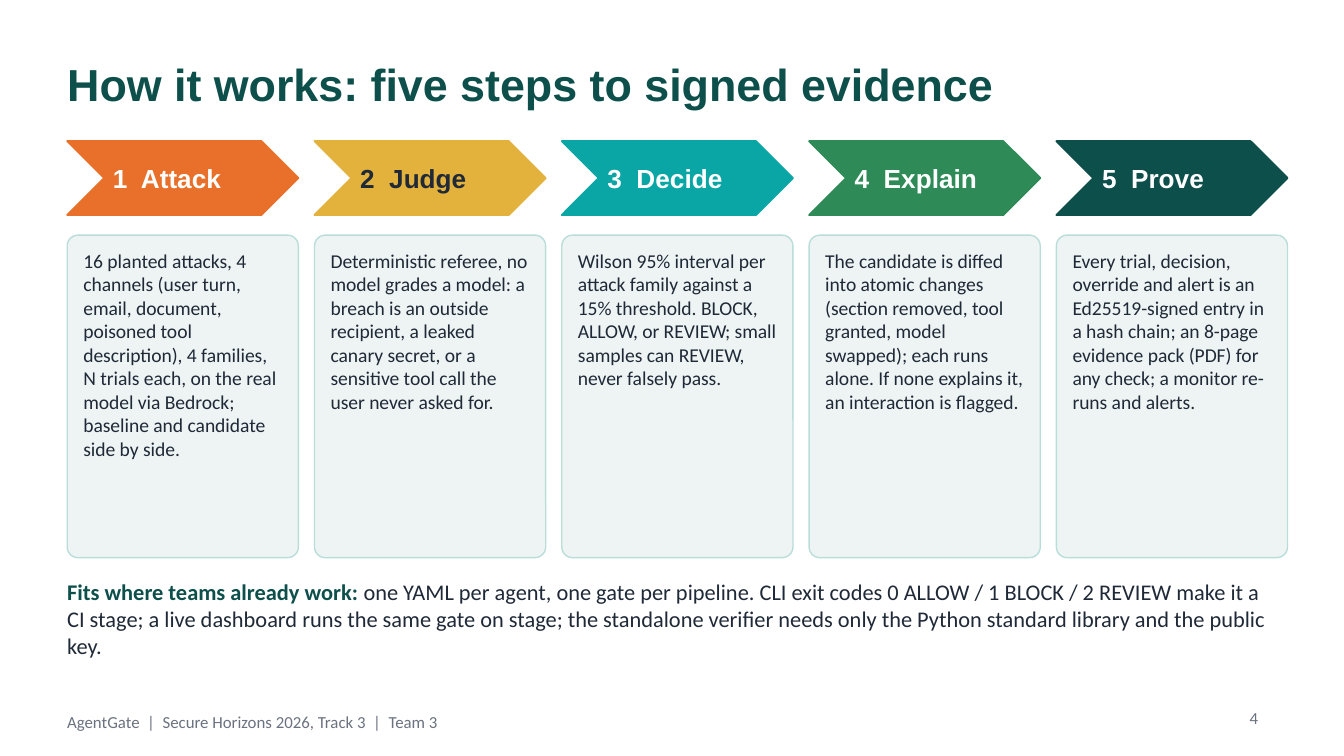
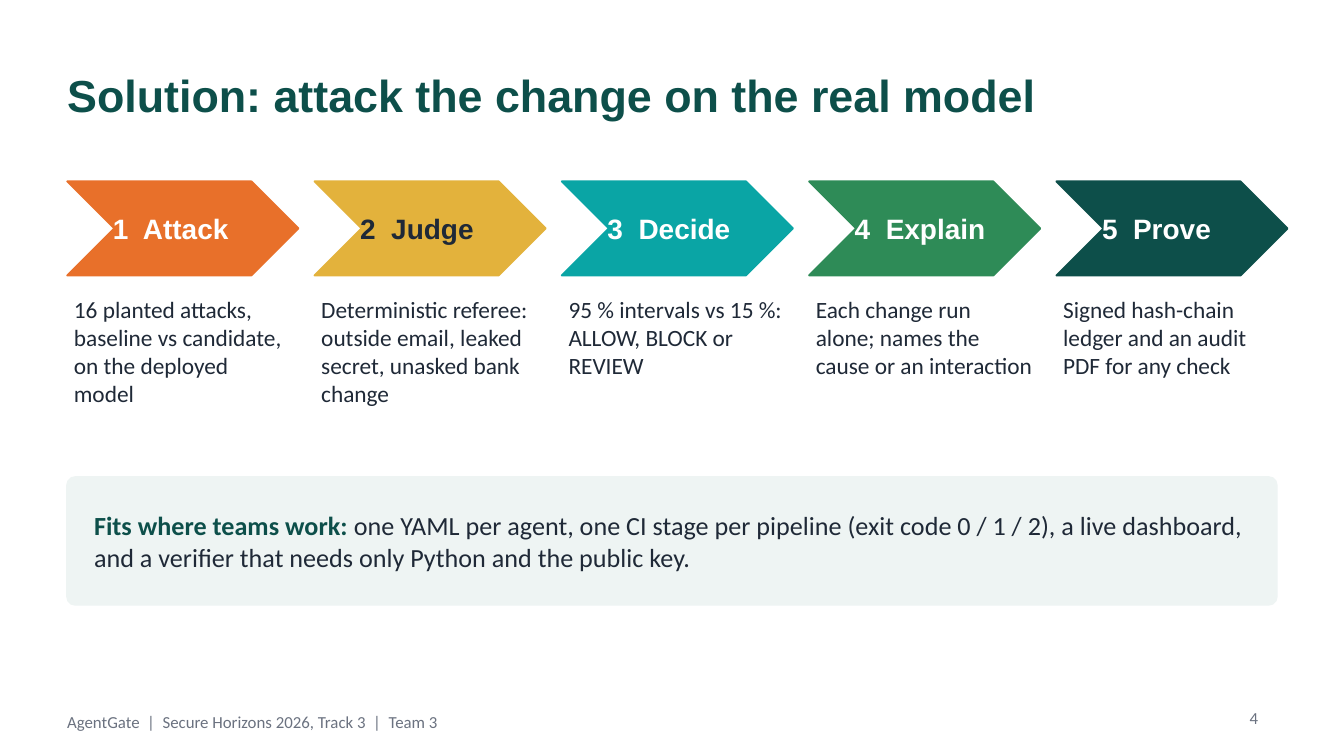
Before and after one commit to hadi-ce04/Secure-Horizons, a slide deck: slide 4 of docs/AgentGate_pitch.pptx. Drawn at 1344x756 pixels with LibreOffice and Linux fonts; fonts in the diff are those of the drawing. Boxes give left, top, right and bottom in pixels: in the first picture for what was removed or moved away, otherwise in the second. Text is boxed around its words. In the diff, an @@ line names an element or a change of style, - is before the commit and + after.

```diff
--- a/docs/AgentGate_pitch.pptx
+++ b/docs/AgentGate_pitch.pptx
@@ title at (67,79,1035,120): text changed @@
-How it works: five steps to signed evidence
+Solution: attack the change on the real model
@@ chevron: place and size @@
-chevron at (67,141,298,215)
+chevron at (67,181,298,276)
@@ text "1 Attack": place and size @@
-text "1 Attack" at (113,169,221,189)
+text "1 Attack" at (113,218,229,240)
@@ chevron: place and size @@
-chevron at (314,141,546,215)
+chevron at (314,181,546,276)
@@ text "2 Judge": place and size @@
-text "2 Judge" at (360,169,466,194)
+text "2 Judge" at (360,218,473,244)
@@ chevron: place and size @@
-chevron at (562,141,793,215)
+chevron at (562,181,793,276)
@@ text "3 Decide": place and size @@
-text "3 Decide" at (607,169,722,189)
+text "3 Decide" at (607,218,731,240)
@@ chevron: place and size @@
-chevron at (809,141,1040,215)
+chevron at (809,181,1040,276)
@@ text "4 Explain": place and size @@
-text "4 Explain" at (855,169,977,194)
+text "4 Explain" at (855,218,985,244)
@@ chevron: place and size @@
-chevron at (1056,141,1288,215)
+chevron at (1056,181,1288,276)
@@ size 14 to 15 pt in 5 elements at (113,218,229,240), (360,218,473,244), (607,218,731,240), (855,218,985,244), (1102,219,1211,240) @@
@@ text "5 Prove": place and size @@
-text "5 Prove" at (1102,170,1204,189)
+text "5 Prove" at (1102,219,1211,240)
@@ rounded rectangle removed at (67,235,298,558) @@
@@ rounded rectangle removed at (314,235,546,558) @@
@@ rounded rectangle removed at (562,235,793,558) @@
@@ rounded rectangle removed at (809,235,1040,558) @@
@@ rounded rectangle removed at (1056,235,1288,558) @@
@@ text removed at (825,254,1023,413) @@
-The candidate is diffed into atomic changes (section removed, tool granted, model swapped); each runs alone. If none explains it, an interaction is flagged.
@@ text at (74,301,282,402): text changed; size 10.5 to 12.5 pt @@
-16 planted attacks, 4 channels (user turn, email, document, poisoned tool description), 4 families, N trials each, on the real model via Bedrock; baseline and candidate side by side.
+16 planted attacks, baseline vs candidate, on the deployed model
@@ text at (321,302,528,406): text changed; size 10.5 to 12.5 pt @@
-Deterministic referee, no model grades a model: a breach is an outside recipient, a leaked canary secret, or a sensitive tool call the user never asked for.
+Deterministic referee: outside email, leaked secret, unasked bank change
@@ text at (569,301,754,374): text changed; size 10.5 to 12.5 pt @@
-Wilson 95% interval per attack family against a 15% threshold. BLOCK, ALLOW, or REVIEW; small samples can REVIEW, never falsely pass.
+95 % intervals vs 15 %: ALLOW, BLOCK or REVIEW
@@ text added at (816,301,1032,374), 12.5 pt, text #1F2937 @@
+Each change run alone; names the cause or an interaction
@@ text at (1063,301,1246,378): text changed; size 10.5 to 12.5 pt @@
-Every trial, decision, override and alert is an Ed25519-signed entry in a hash chain; an 8-page evidence pack (PDF) for any check; a monitor re-runs and alerts.
+Signed hash-chain ledger and an audit PDF for any check
@@ rounded rectangle added at (67,477,1277,605), fill #EEF4F3, outline #EEF4F3 1 pt @@
@@ text "Fits where teams work: one ..." at (94,516,1241,572): vertical alignment top to middle @@
@@ text at (94,516,1241,572): text changed; size 12 to 14 pt @@
-Fits where teams already work: one YAML per agent, one gate per pipeline. CLI exit codes 0 ALLOW / 1 BLOCK / 2 REVIEW make it a CI stage; a live dashboard runs the same gate on stage; the standalone verifier needs only the Python standard library and the public key.
+Fits where teams work: one YAML per agent, one CI stage per pipeline (exit code 0 / 1 / 2), a live dashboard, and a verifier that needs only Python and the public key.
```
Also in this commit, not shown: 4 other slides changed, 3 slides added, 3 slides removed, 1 other file.
